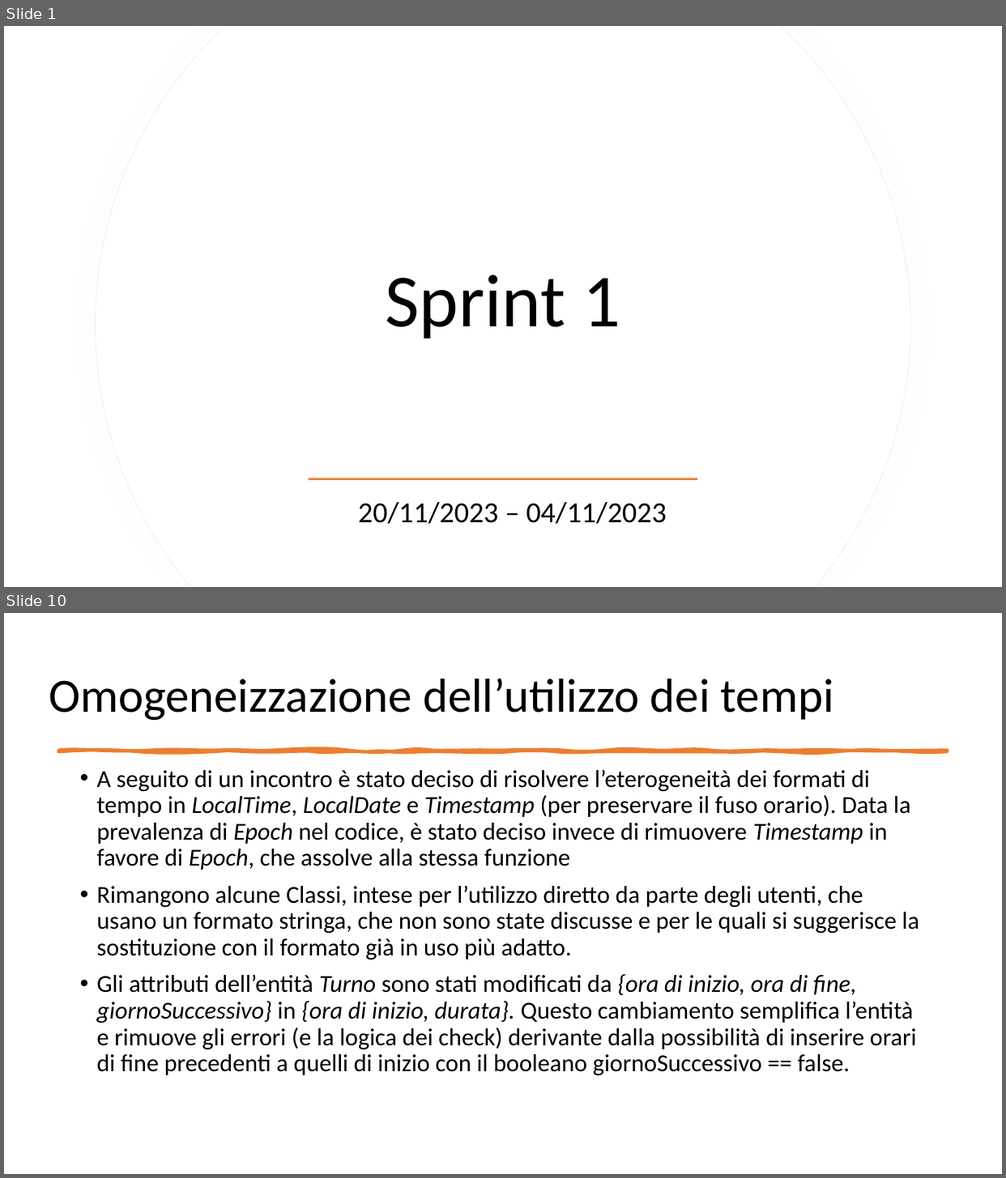
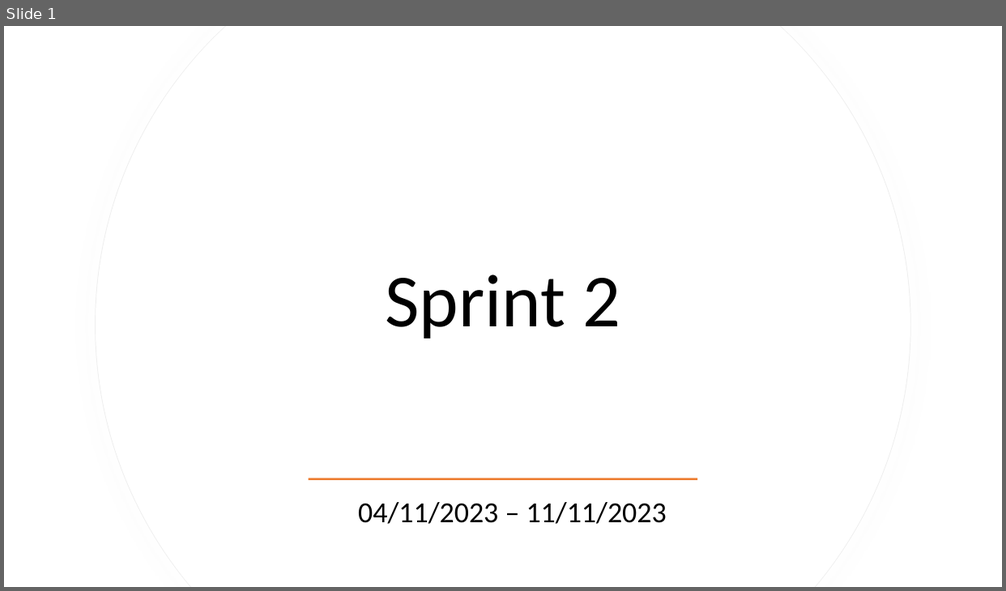
Before and after one commit to CSW-Teams/MS3-docs, a slide deck: Scrumtastic/Sprint2/Sprint2.pptx. Shown one above the other, each under a label of ours: slides 1 and 10 before the commit, slide 1 after it; the slides between them are not shown. The pictures are 1006x1178 and 1006x591 pixels, drawn with LibreOffice and Linux fonts; fonts in the diff are those of the drawing. Boxes give left, top, right and bottom in pixels: in the first picture for what was removed or moved away, otherwise in the second. Text is boxed around its words. In the diff, an @@ line names an element or a change of style, - is before the commit and + after.

Commit message:
sprint 2 powerPoint

```diff
--- a/Scrumtastic/Sprint2/Sprint2.pptx
+++ b/Scrumtastic/Sprint2/Sprint2.pptx
@@ slide 10 removed at (x1=4, y1=613, x2=1002, y2=1174), background #FFFFFF @@
@@ title removed at (x1=49, y1=678, x2=834, y2=720) @@
-Omogeneizzazione dell’utilizzo dei tempi
@@ freeform shape removed at (x1=58, y1=750, x2=948, y2=752) @@
@@ text removed at (x1=97, y1=770, x2=919, y2=1076) @@
-• A seguito di un incontro è stato deciso di risolvere l’eterogeneità dei formati di tempo in LocalTime, LocalDate e Timestamp (per preservare il fuso orario). Data la prevalenza di Epoch nel codice, è stato deciso invece di rimuovere Timestamp in favore di Epoch, che assolve alla stessa funzione
-• Rimangono alcune Classi, intese per l’utilizzo diretto da parte degli utenti, che usano un formato stringa, che non sono state discusse e per le quali si suggerisce la sostituzione con il formato già in uso più adatto.
-• Gli attributi dell’entità Turno sono stati modificati da {ora di inizio, ora di fine, giornoSuccessivo} in {ora di inizio, durata}. Questo cambiamento semplifica l’entità e rimuove gli errori (e la logica dei check) derivante dalla possibilità di inserire orari di fine precedenti a quelli di inizio con il booleano giornoSuccessivo == false.
@@ slide 1 changed as well @@
@@ title at (x1=386, y1=275, x2=620, y2=339): text changed @@
-Sprint 1
+Sprint 2
@@ subtitle at (x1=358, y1=502, x2=667, y2=524): text changed @@
-20/11/2023 – 04/11/2023
+04/11/2023 – 11/11/2023
```
Also in this commit, not shown: 2 other slides changed, 23 slides added, 14 other slides removed.
